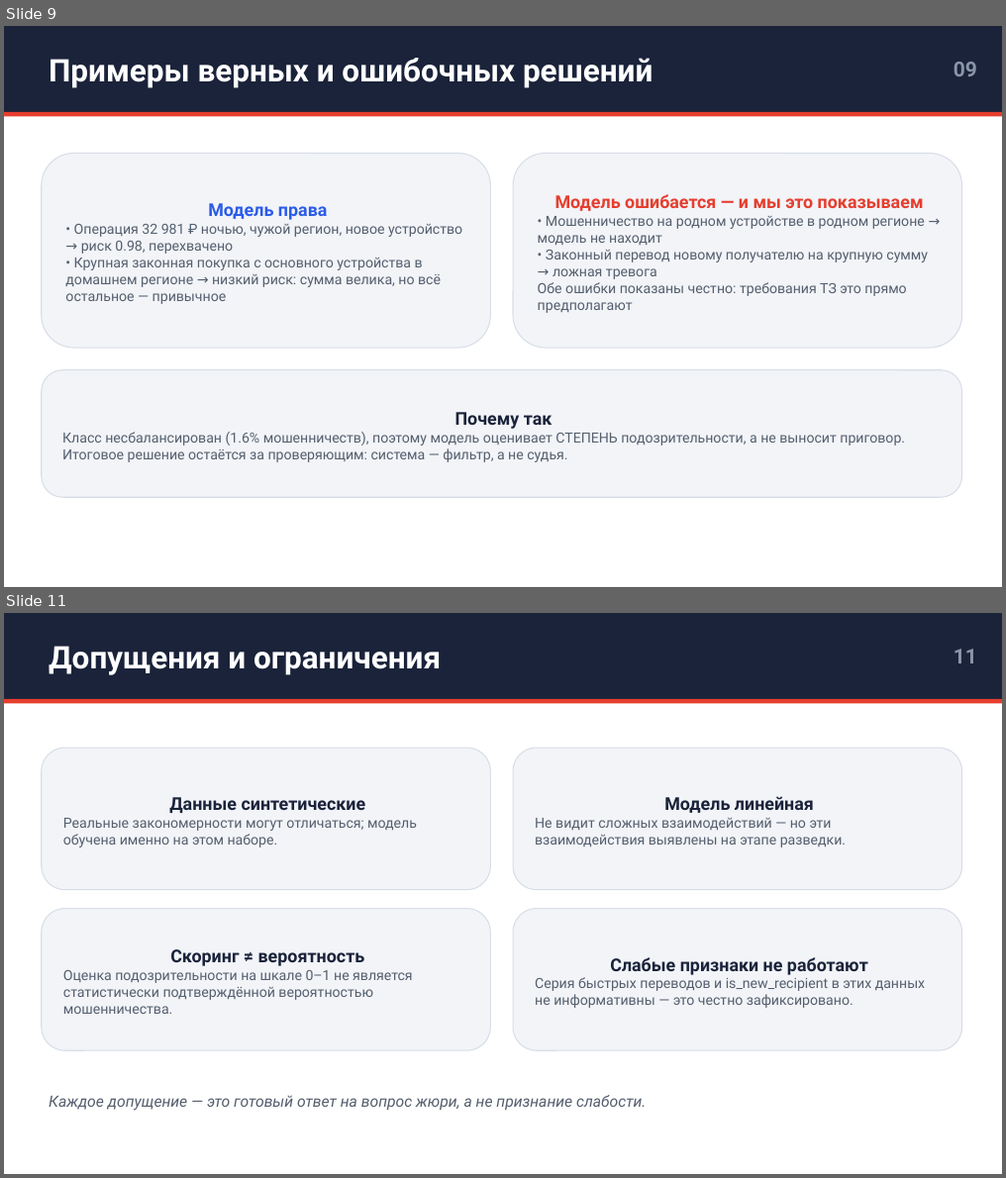
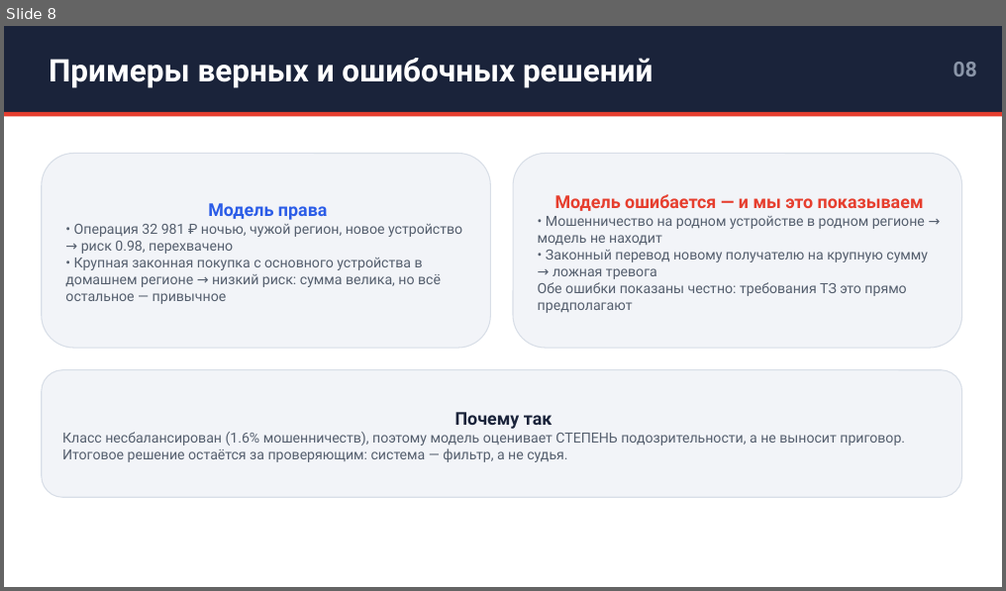
Before and after one commit to JosephBarbera/hakaton, a slide deck: prezentaciya_komanda_lergen.pptx. Shown one above the other, each under a label of ours: slides 9 and 11 before the commit, slide 8 after it; the slides between them are not shown. The pictures are 1006x1178 and 1006x591 pixels, drawn with LibreOffice and Linux fonts; fonts in the diff are those of the drawing. Boxes give left, top, right and bottom in pixels: in the first picture for what was removed or moved away, otherwise in the second. Text is boxed around its words. In the diff, an @@ line names an element or a change of style, - is before the commit and + after.

```diff
--- a/prezentaciya_komanda_lergen.pptx
+++ b/prezentaciya_komanda_lergen.pptx
@@ slide 11 removed at box(4, 613, 1002, 1174), background #FFFFFF @@
@@ rectangle removed at box(4, 613, 1002, 699) @@
@@ text removed at box(49, 646, 441, 675) @@
-Допущения и ограничения
@@ text removed at box(953, 649, 977, 663) @@
-11
@@ rectangle removed at box(4, 699, 1002, 703) @@
@@ rounded rectangle removed at box(42, 748, 491, 890) @@
-Данные синтетические
-Реальные закономерности могут отличаться; модель обучена именно на этом наборе.
@@ rounded rectangle removed at box(513, 748, 962, 890) @@
-Модель линейная
-Не видит сложных взаимодействий — но эти взаимодействия выявлены на этапе разведки.
@@ rounded rectangle removed at box(42, 909, 491, 1051) @@
-Скоринг ≠ вероятность
-Оценка подозрительности на шкале 0–1 не является статистически подтверждённой вероятностью мошенничества.
@@ rounded rectangle removed at box(513, 909, 962, 1051) @@
-Слабые признаки не работают
-Серия быстрых переводов и is_new_recipient в этих данных не информативны — это честно зафиксировано.
@@ text removed at box(49, 1095, 646, 1111) @@
-Каждое допущение — это готовый ответ на вопрос жюри, а не признание слабости.
@@ what was slide 9 is now slide 8 @@
@@ slide 8 changed as well @@
@@ text at box(953, 62, 977, 76): text changed @@
-09
+08
```
Also in this commit, not shown: 8 other slides changed, 2 other slides removed.
